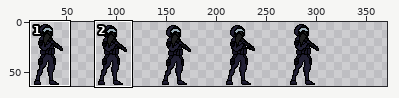
Sprite sheet: Assets/Sprites/Player/charater_Idle.png. Above: a wide view before the commit, with the close-up outlined.
Close-up. The starting point:
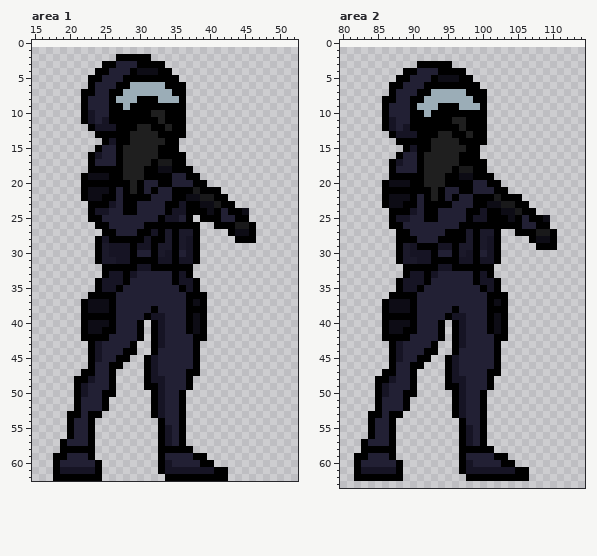
The file is 320x64 pixels. Colours within 5 levels of each other are drawn and written as one. Shown: area 1: x 15..52, y 0..62; area 2: x 80..114, y 0..63. The old version is drawn lined up with the new one, on the new canvas. The wide view leaves out empty margins. The commit also changed other parts of the picture, which this record leaves out.
Once edited:
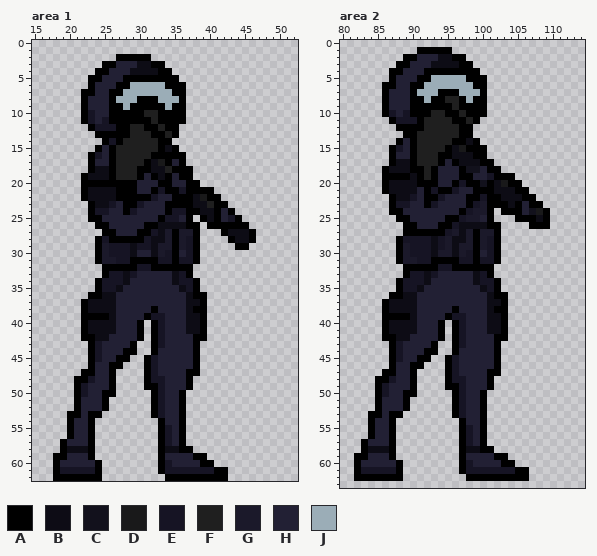
Palette (. is transparent): A #000000  B #0d0c15  C #12111c  D #19191a  E #161424  F #1f1f1f  G #1b192a  H #222034  J #9badb7
What changed:
canvas 320x64 -> 384x64, the old top-left corner now at 0,1 (the part of the old canvas that was cut away was empty and is not shown)
Area 1:
y 3: x 30..31 AA -> BB
y 4: x 29 A -> B
y 9: x 34 A -> J
y 10: x 31 A -> F; x 33 F -> A
y 11: x 32..33 AF -> FA
y 12: x 29 A -> F; x 31 F -> A; x 33..34 AF -> FA; x 36 A -> .
y 13: x 32 F -> A; x 34 A -> F; x 36 A -> .
y 14: x 28 A -> F; x 33 F -> A; x 35 A -> .
y 15: x 26..27 HA -> AF; x 34 A -> B
y 16: x 26..27 HA -> AF; x 32 F -> A
y 17: x 26..27 HA -> AF; x 31..32 FA -> AB; x 34..35 DA -> AH
y 18: x 24..25 AA -> BB; x 27 A -> F; x 30 F -> A; x 32 A -> B; x 34 B -> F
y 19: x 27 A -> F; x 30..31 FA -> AH; x 33 A -> B; x 36 H -> A; x 38 A -> .
y 20: x 29..30 FA -> AH; x 37 H -> A; x 39 A -> .
y 21: x 26..27 AH -> BA; x 29..30 FA -> AH; x 33..34 HH -> EA; x 36 A -> E; x 38 D -> A; x 41 A -> .
y 22: x 25..27 AAH -> BBA; x 32 H -> E; x 37 B -> A; x 40 D -> A; x 42 A -> .
y 23: x 24..25 AA -> BB; x 30 H -> E; x 36 E -> A; x 38 A -> B; x 40..41 BD -> FA; x 43 A -> .
y 24: x 29 A -> E; x 39 A -> B; x 44..45 AB -> ..
y 25: x 40 A -> B; x 43 H -> E; x 45 A -> .
y 26: x 33..36 AAAA -> BBBB; x 40 . -> A; x 44..46 DDA -> AA.
y 27: x 33 A -> B; x 42..43 .A -> AB
y 28: x 32..33 AA -> BB; x 43..45 .AA -> ABB
y 29: x 29 A -> B; x 32 A -> B; x 44..45 .. -> AA
y 30: x 29 A -> B; x 32 A -> B
y 33..34: x 28 A -> B; x 35 A -> B
y 35: x 27 A -> B; x 36 A -> B
y 36: x 25..26 AA -> BB; x 37 A -> B
y 37..40: x 26 A -> B; x 37 A -> B
y 41: x 25..26 AA -> BB; x 37 A -> B
y 42: x 24..25 AA -> BB
y 58: x 20..22 AAA -> BBB; x 34..35 AA -> BB
Area 2:
y 1: x 91..95 ..... -> AAAAA
y 2: x 89..97 ......... -> AAHHHBBAA
y 3: x 88..98 ...AAAAA... -> AAHHHBBBBAA
y 4: x 87..90 ..AA -> AAHH; x 92..93 HH -> AA; x 98..99 .. -> AA
y 5: x 87..89 .AA -> AHH; x 91..97 HHABBBA -> AAJJJJJ; x 99..100 .. -> AA
y 6: x 86 . -> A; x 88 A -> H; x 90..98 HHAAAAAAA -> AAJJJJJJJ; x 100 . -> A
y 7: x 86..87 .A -> AH; x 90..92 HAA -> AJJ; x 94..96 JJJ -> AAA; x 98..99 AA -> JJ
y 8: x 87 A -> H; x 93..97 JJJJJ -> AAFFA
y 9: x 91..93 JJJ -> AAA; x 96..99 AJJJ -> FAAA
y 10: x 87 H -> E; x 89 H -> E; x 92..94 JAA -> AFF; x 97 A -> F
y 11: x 86..90 AEHHA -> .AEEE; x 92..98 AAAAFFA -> FFFFAAF; x 100 A -> .
y 12: x 86..89 AEHE -> ..AA; x 92..97 AAAAAF -> FFFFFA; x 99..100 AA -> ..
y 13: x 87..93 AEEEAAA -> ..AAFFF; x 96 A -> F; x 98..100 FAA -> A..
y 14: x 89 A -> H; x 91..92 AA -> FF; x 96 F -> A; x 98 A -> B; x 100 A -> .
y 15: x 87..92 ..AEAA -> AEHAFF; x 95..97 FFF -> ABD; x 100 . -> A
y 16: x 87..88 .A -> AH; x 90..91 HA -> AF; x 94..98 FFFAA -> AABBB; x 100 . -> A
y 17: x 88..91 EHHA -> BBAF; x 94..99 FFFAAA -> AHABBB; x 101 . -> A
y 18: x 86..90 .AHHH -> ABBBA; x 93..102 FFFADDAA.. -> AHHHACCHAA
y 19: x 86 . -> A; x 90 A -> B; x 93..104 FFAABBAAA... -> AHHHAAHHEAAA
y 20: x 90 A -> B; x 92..95 FFFA -> AAHH; x 97 A -> E; x 99..100 HH -> AC; x 102..105 A... -> BDAA
y 21: x 87..91 AAAAA -> BBBBH; x 93 F -> E; x 95..106 HHAAHHHAA... -> AEHHAAABBBAA
y 22: x 86..87 AB -> .A; x 90 A -> E; x 93..94 FA -> AE; x 96 A -> H; x 98 H -> A; x 100 A -> E; x 102..107 DAAA.. -> ABBBAA
y 23: x 86..90 ABBAA -> .AEEH; x 93..95 AAA -> EHH; x 98..104 HAABBDD -> AEGAAAB; x 106..108 A.. -> HAA
y 24: x 89..90 AE -> HH; x 92..93 AA -> HH; x 97..100 HAAE -> AEGG; x 102..109 ABBDAA.. -> .AAAHCDA
y 25: x 87..89 AEE -> .AA; x 92..93 AA -> HH; x 95..100 HHHAEE -> AAEGGH; x 102..104 AAB -> ...; x 106 H -> A; x 108..109 AB -> BA
y 26: x 87..90 AAHH -> ..AA; x 94..100 HHHAAAA -> AAEBBBB; x 103..107 AAAHH -> ....A
y 27: x 88 A -> .; x 90..97 HHHHHAAA -> AAAAAEGB; x 105..110 AAADDA -> ......
y 28: x 89..97 AAHHHAAAA -> EEEEBEGBB; x 107..110 ABBA -> ....
y 29: x 91..93 AAA -> EEB; x 95..96 EA -> GB; x 108..110 AAA -> ...
y 30: x 93..96 AHHA -> BGGB
y 33..34: x 92 A -> B; x 99 A -> B
y 35: x 91 A -> B; x 100 A -> B
y 36: x 89..90 AA -> BB; x 101 A -> B
y 37..40: x 90 A -> B; x 101 A -> B
y 41: x 89..90 AA -> BB; x 101 A -> B
y 42: x 88..89 AA -> BB
y 58: x 84..86 AAA -> BBB; x 98..99 AA -> BB
Pixel boxes of the changes (left, top, right, bottom) in both close-ups:
changed: (130, 61, 151, 75)
changed: (95, 103, 256, 341)
changed: (67, 446, 88, 453)
changed: (165, 446, 179, 453)
changed: (382, 47, 557, 341)
changed: (368, 446, 389, 453)
changed: (466, 446, 480, 453)
